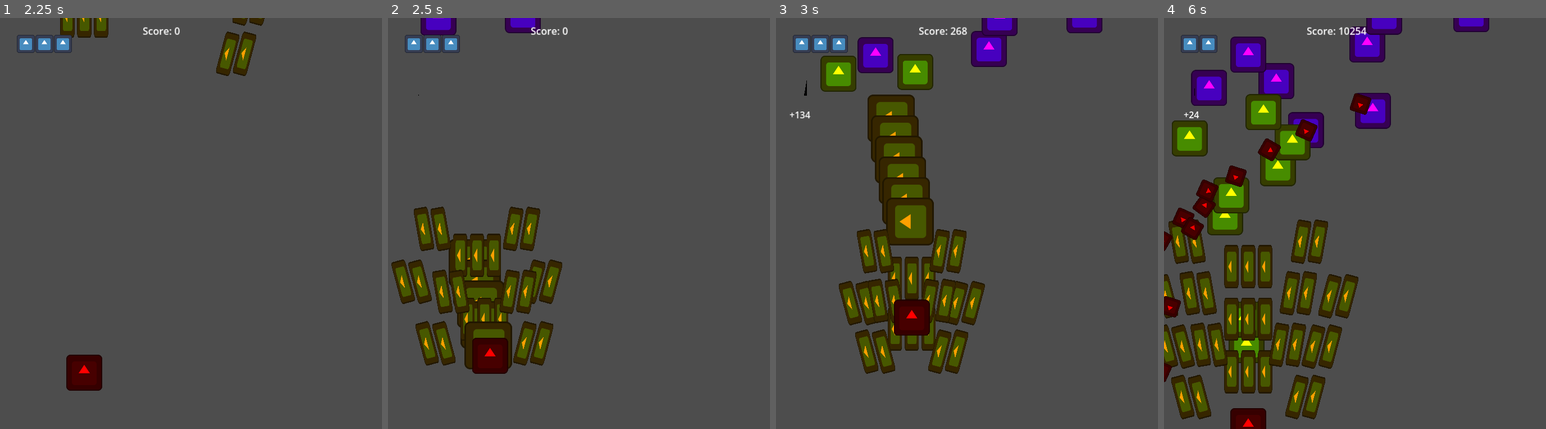
Above: before the commit, frames 1-4 (left to right).
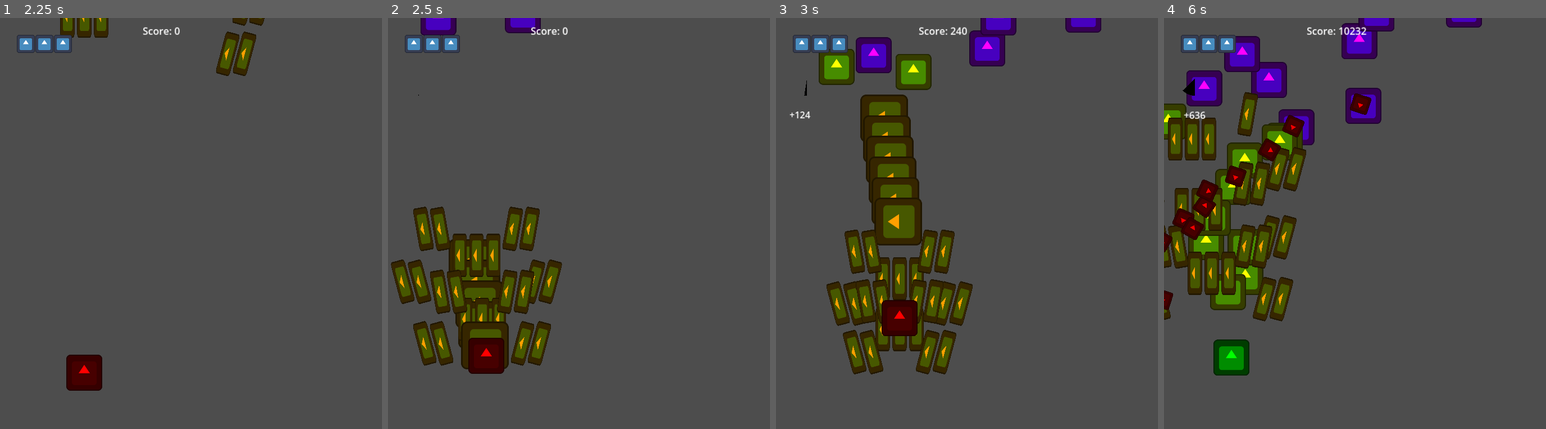
Above: after the commit, the same moments.

Repository: Zeroeth-0/Gatogun
Game: Godot game, scene res://scenes/UI/title_screen.tscn
The game is run twice, just before and just after one commit, with the same random seed, the same clock (stepped at 60 frames per second) and the same inputs. The engine's default icon, where the game draws it, is replaced by a stand-in: a white triangle on a blue panel in a dark square.
Inputs:
- Up to frame 1 (2.25 s): tap Enter at 0.5 s; hold Right (RIGHT) 0.53-1.28 s; hold Z (A) 0.53-1.28 s; tap X (B) at 0.8, 1.35 s; tap Space at 1.25 s; hold Down (DOWN) 1.28-2.03 s; tap C (C) at 1.55 s; hold Right (RIGHT) from 2.03 s (still down); hold C (C) from 2.03 s (still down)
- Up to frame 2 (2.5 s): keep holding Right (RIGHT); keep holding C (C); tap Z (A) at 2.3 s
- Up to frame 3 (3 s): release Right (RIGHT) at 2.78 s; release C (C) at 2.78 s; hold Up (UP) from 2.78 s (still down); tap Z (A) at 2.85 s
- Up to frame 4 (6 s): tap X (B) at 3.05, 3.6, 5.3, 5.85 s; release Up (UP) at 3.53 s; hold C (C) 3.53-4.28 s; hold Left (LEFT) 3.53-5.03 s; tap C (C) at 4.35 s; tap Z (A) at 4.55 s; hold Down (DOWN) 5.03-5.78 s; hold Z (A) 5.03-5.78 s; hold Right (RIGHT) from 5.78 s (still down)

Frame 1 is identical in both runs. In frame 2, 3.2% of the frame differs, in the area x 0-46%, y 0-87%; in frame 3, 11%; in frame 4, 25%, in the area x 0-86%, y 0-100%.

Commit message:
Current POST LAN

Diff:
--- a/scenes/UI/extend_bar.tscn
+++ /dev/null
@@ -1,16 +0,0 @@
-[gd_scene load_steps=3 format=3 uid="uid://0mmb5byle7yk"]
-
-[ext_resource type="Texture2D" uid="uid://ce0fya5hhg2rw" path="res://progressbar.png" id="1_ju7lg"]
-[ext_resource type="Script" path="res://source/UI/feverBar.gd" id="2_iqj6p"]
-
-[node name="ExtendBar" type="TextureProgressBar"]
-offset_left = 50.0
-offset_top = 68.0
-offset_right = 600.0
-offset_bottom = 92.0
-scale = Vector2(0.998192, 0.982759)
-pivot_offset = Vector2(275, 0)
-fill_mode = 6
-texture_progress = ExtResource("1_ju7lg")
-script = ExtResource("2_iqj6p")
-mode_extend = true
--- a/scenes/UI/fever_bar.tscn
+++ b/scenes/UI/fever_bar.tscn
@@ -1,6 +1,6 @@
 [gd_scene load_steps=3 format=3 uid="uid://ber78ar7g5504"]
 
-[ext_resource type="Texture2D" uid="uid://ce0fya5hhg2rw" path="res://progressbar.png" id="1_643o8"]
+[ext_resource type="Texture2D" uid="uid://d3f6lssibddb5" path="res://progress.png" id="1_me6r8"]
 [ext_resource type="Script" path="res://source/UI/feverBar.gd" id="2_km53o"]
 
 [node name="FeverBar" type="TextureProgressBar"]
@@ -9,7 +9,7 @@
 offset_right = 600.0
 offset_bottom = 92.0
 pivot_offset = Vector2(275, 0)
-fill_mode = 6
-texture_progress = ExtResource("1_643o8")
+fill_mode = 4
+texture_progress = ExtResource("1_me6r8")
 script = ExtResource("2_km53o")
 fever_color = Color(1, 0, 0, 1)
--- a/scenes/levels/world.tscn
+++ b/scenes/levels/world.tscn
@@ -10,7 +10,6 @@
 [ext_resource type="PackedScene" uid="uid://chegi2am56x1" path="res://scenes/UI/combo_label.tscn" id="9_ckr2p"]
 [ext_resource type="PackedScene" uid="uid://jkopai8ptvrm" path="res://scenes/UI/score_label.tscn" id="10_s7d0j"]
 [ext_resource type="PackedScene" uid="uid://ber78ar7g5504" path="res://scenes/UI/fever_bar.tscn" id="11_yb1ae"]
-[ext_resource type="Texture2D" uid="uid://d3f6lssibddb5" path="res://progress.png" id="13_wf7gd"]
 [ext_resource type="PackedScene" uid="uid://bh5j5lxy0e3ox" path="res://scenes/enemies/MA-Ad01.tscn" id="13_wto8c"]
 [ext_resource type="Texture2D" uid="uid://cuojt0mdh67vh" path="res://icon.svg" id="14_kq4rh"]
 [ext_resource type="PackedScene" uid="uid://cxlnulg54i4r6" path="res://scenes/enemies/EA-Dc01.tscn" id="14_m2u0j"]
@@ -161,8 +160,6 @@
 offset_bottom = 820.0
 scale = Vector2(-0.1, -0.1)
 pivot_offset = Vector2(275, -75)
-fill_mode = 4
-texture_progress = ExtResource("13_wf7gd")
 fever_color = Color(0.921569, 0, 0, 1)
 
 [node name="HBoxContainer" type="HBoxContainer" parent="."]
--- /dev/null
+++ b/source/bullets/explosion.gd
@@ -0,0 +1,18 @@
+extends AnimatedSprite2D
+
+@export var sfx: AudioStreamPlayer2D
+
+func _ready():
+	var audio = AudioStreamPlayer2D.new()
+	audio.stream = sfx.stream
+	audio.global_position = global_position  # Mantener la posición del sonido
+	get_tree().current_scene.add_child(audio)  # Agregar a la escena actual
+
+	audio.pitch_scale = randf_range(0.5, 1.5)
+	audio.volume_db = -10
+	audio.play()
+	# Eliminar el nodo de sonido después de que termine
+	audio.connect("finished", audio.queue_free)
+
+func _on_animation_finished():
+	queue_free()
--- a/source/player/catplayer.gd
+++ b/source/player/catplayer.gd
@@ -36,7 +36,7 @@
 
 		if !SCORE.isFever and !INPUT.fireHold: speed = 350
 		if SCORE.isFever: speed = 150
-		if !SCORE.isFever and INPUT.fireHold: speed = 200
+		if !SCORE.isFever and INPUT.fireHold: speed = 150
 
 		if SCORE.isFever:
 			normalWeapon.set_deferred("process_mode", Node.PROCESS_MODE_DISABLED)
Not shown, removed: assets/audio/meow.mp3.import
Binary file removed: progressbar.png
Not shown, removed: progressbar.png.import
Not shown: 1 places in scenes/levels/world.tscn that only renumber resources
Not shown, removed: assets/audio/meow.mp3
